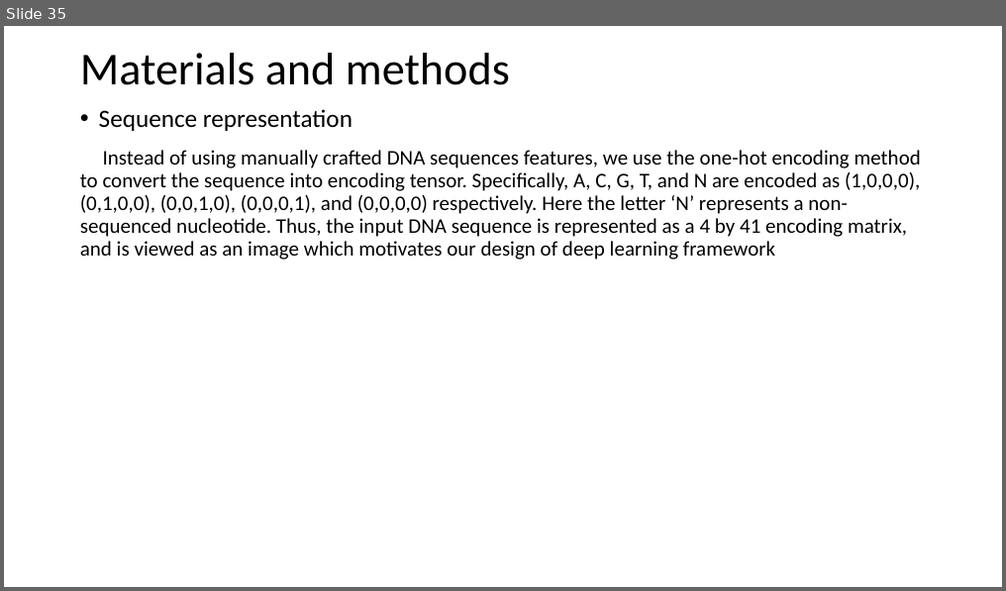
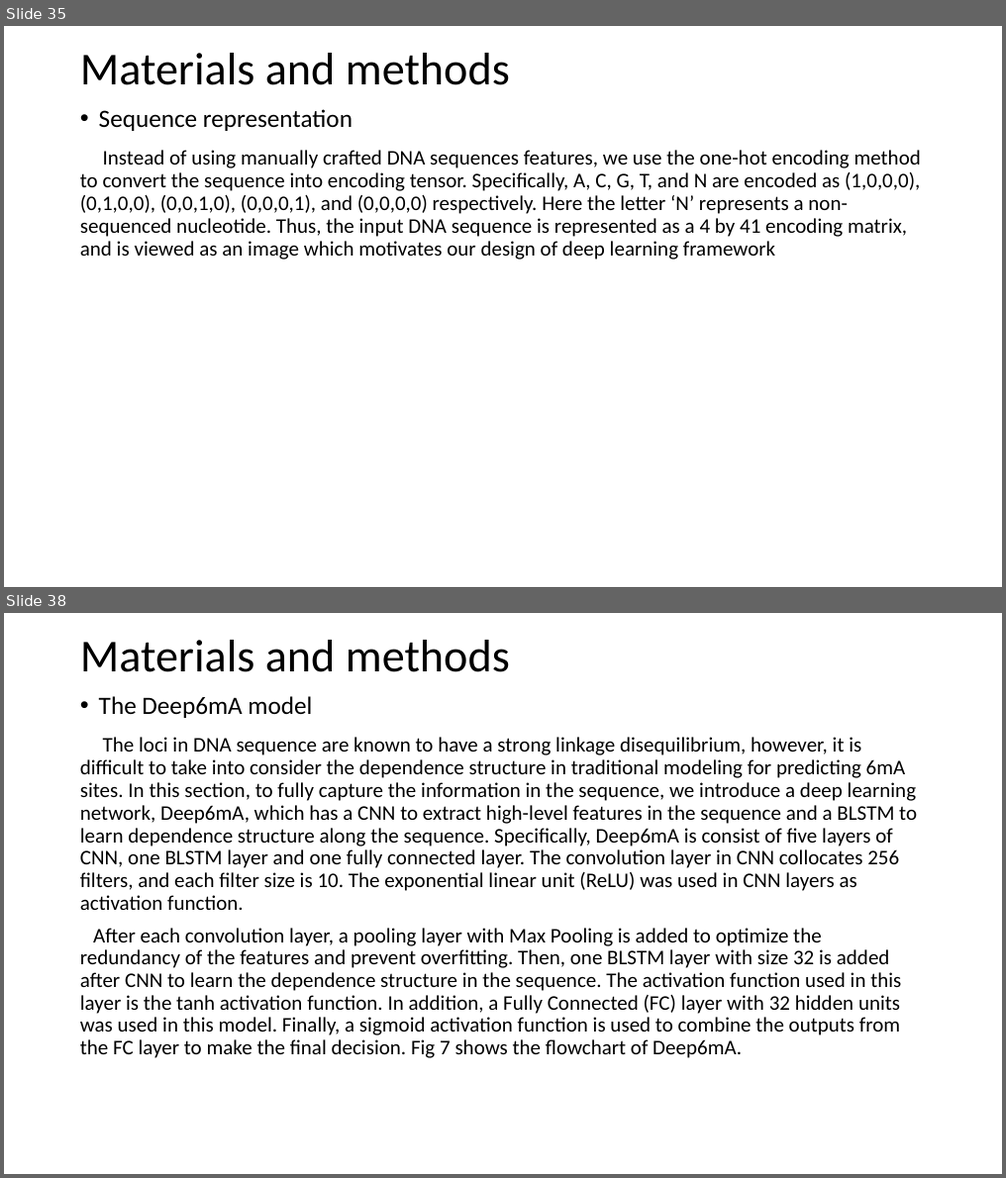
Before and after one commit to YanChengHuang/paper_implement, a slide deck: Deep6mA/Presentation/deep6mA.pptx. Shown one above the other, each under a label of ours: slide 35 before the commit, slides 35 and 38 after it; the slides between them are not shown. The pictures are 1006x591 and 1006x1178 pixels, drawn with LibreOffice and Linux fonts; fonts in the diff are those of the drawing. Boxes give left, top, right and bottom in pixels: in the first picture for what was removed or moved away, otherwise in the second. Text is boxed around its words. In the diff, an @@ line names an element or a change of style, - is before the commit and + after.

```diff
--- a/Deep6mA/Presentation/deep6mA.pptx
+++ b/Deep6mA/Presentation/deep6mA.pptx
@@ slide 38 added at (4, 613, 1002, 1174), background #FFFFFF @@
@@ title added at (80, 640, 510, 672), 44 pt, text #000000 @@
+Materials and methods
@@ text added at (80, 696, 917, 1059), 20 pt, text #000000 @@
+• The Deep6mA model
+The loci in DNA sequence are known to have a strong linkage disequilibrium, however, it is difficult to take into consider the dependence structure in traditional modeling for predicting 6mA sites. In this section, to fully capture the information in the sequence, we introduce a deep learning network, Deep6mA, which has a CNN to extract high-level features in the sequence and a BLSTM to learn dependence structure along the sequence. Specifically, Deep6mA is consist of five layers of CNN, one BLSTM layer and one fully connected layer. The convolution layer in CNN collocates 256 filters, and each filter size is 10. The exponential linear unit (ReLU) was used in CNN layers as activation function.
+After each convolution layer, a pooling layer with Max Pooling is added to optimize the redundancy of the features and prevent overfitting. Then, one BLSTM layer with size 32 is added after CNN to learn the dependence structure in the sequence. The activation function used in this layer is the tanh activation function. In addition, a Fully Connected (FC) layer with 32 hidden units was used in this model. Finally, a sigmoid activation function is used to combine the outputs from the FC layer to make the final decision. Fig 7 shows the flowchart of Deep6mA.
```
Also in this commit, not shown: 1 slide changed, 5 other slides added.
